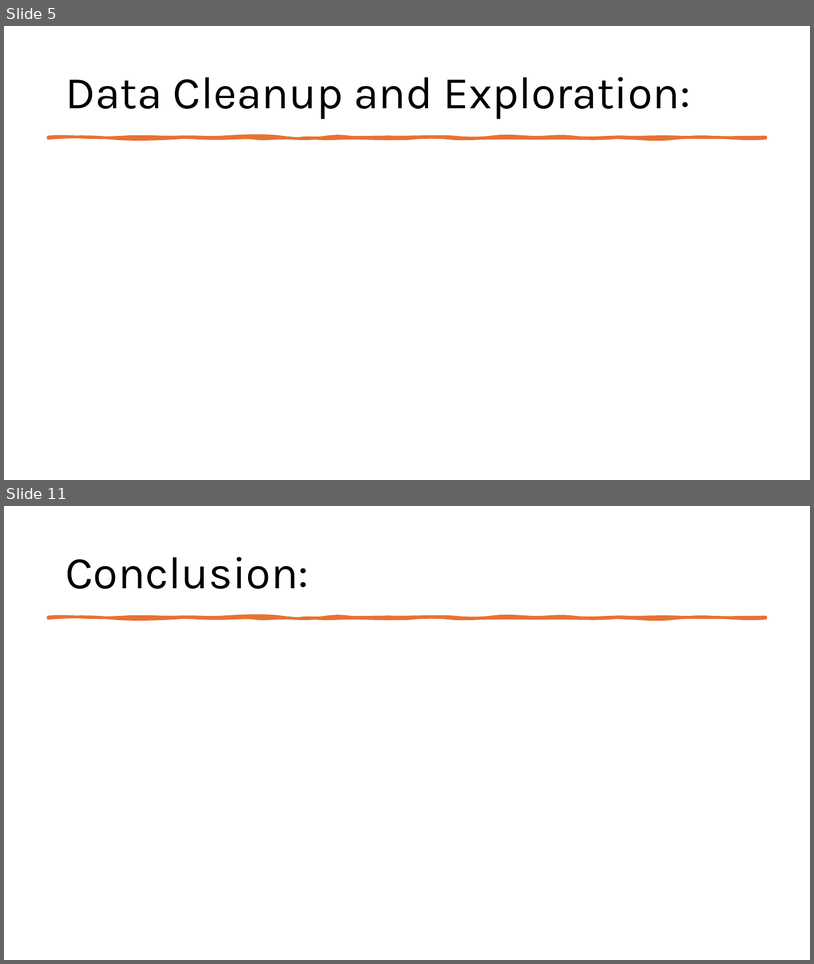
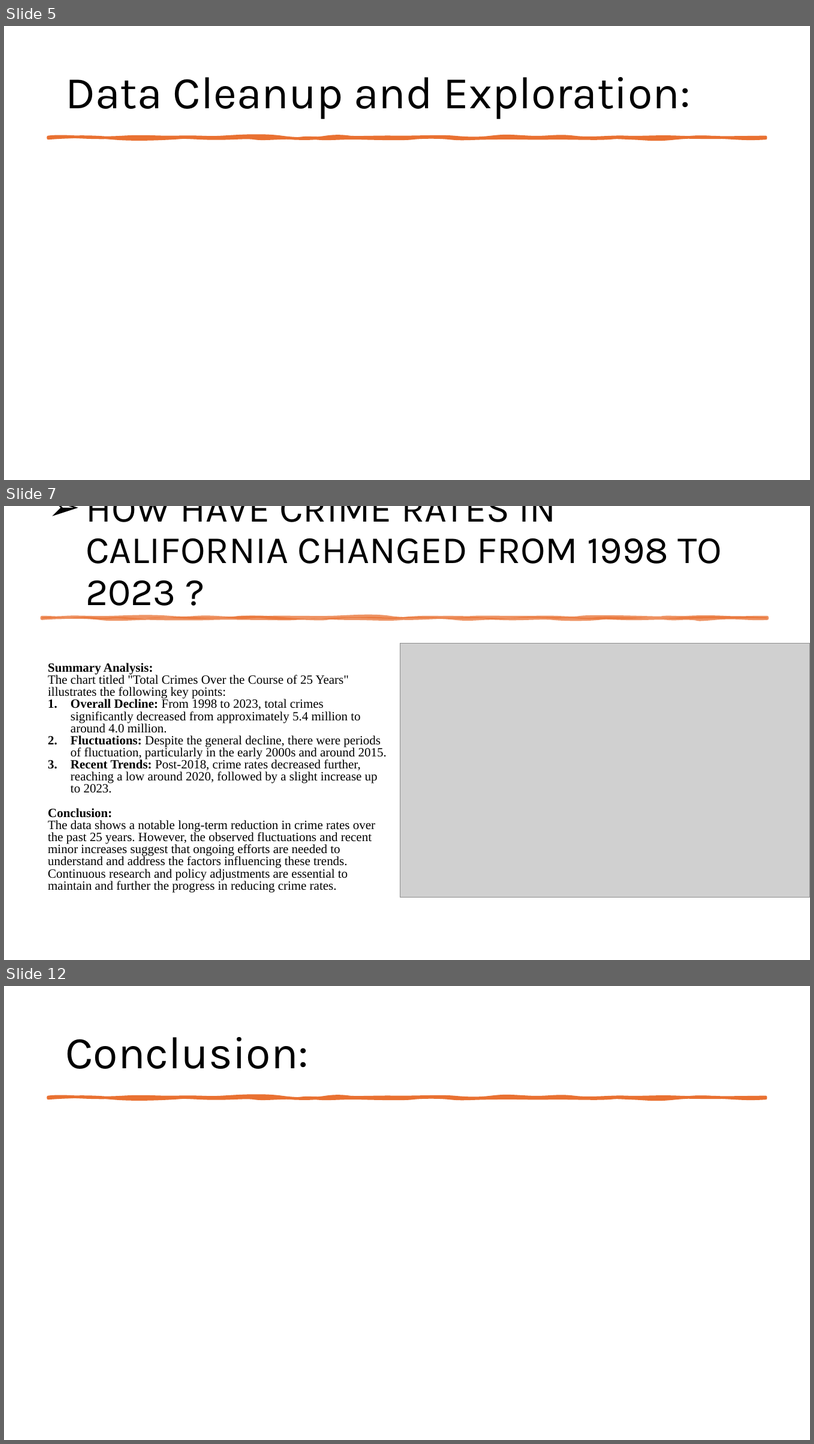
Before and after one commit to EdGonz44/Crime-Chronicles-Inflation-in-the-Golden-State, a slide deck: Communal Resources/Crime_Chronicles_ppt.pptx. Shown one above the other, each under a label of ours: slides 5 and 11 before the commit, slides 5, 7 and 12 after it; the slides between them are not shown. The pictures are 814x964 and 814x1444 pixels, drawn with LibreOffice and Linux fonts; fonts in the diff are those of the drawing; grey boxes stand for pictures. Boxes give left, top, right and bottom in pixels: in the first picture for what was removed or moved away, otherwise in the second. Text is boxed around its words. In the diff, an @@ line names an element or a change of style, - is before the commit and + after.

```diff
--- a/Communal Resources/Crime_Chronicles_ppt.pptx
+++ b/Communal Resources/Crime_Chronicles_ppt.pptx
@@ slide 7 added at (x1=4, y1=506, x2=810, y2=960), background #FFFFFF @@
@@ title added at (x1=86, y1=506, x2=722, y2=606), 46 pt, text #000000 @@
+➢ HOW HAVE CRIME RATES IN CALIFORNIA CHANGED FROM 1998 TO 2023 ?
@@ freeform shape added at (x1=42, y1=618, x2=768, y2=619), fill #E97132 at 75% opacity, outline #E97132 3.5 pt @@
@@ picture added at (x1=400, y1=643, x2=810, y2=897) @@
@@ text added at (x1=48, y1=663, x2=387, y2=892), 15 pt, text #000000 @@
+Summary Analysis:
+The chart titled "Total Crimes Over the Course of 25 Years" illustrates the following key points:
+1. Overall Decline: From 1998 to 2023, total crimes significantly decreased from approximately 5.4 million to around 4.0 million.
+2. Fluctuations: Despite the general decline, there were periods of fluctuation, particularly in the early 2000s and around 2015.
+3. Recent Trends: Post-2018, crime rates decreased further, reaching a low around 2020, followed by a slight increase up to 2023.
+Conclusion:
+The data shows a notable long-term reduction in crime rates over the past 25 years. However, the observed fluctuations and recent minor increases suggest that ongoing efforts are needed to understand and address the factors influencing these trends. Continuous research and policy adjustments are essential to maintain and further the progress in reducing crime rates.
@@ what was slide 11 is now slide 12 @@
```
Also in this commit, not shown: 3 slides changed, 3 other slides added, 3 slides removed.
